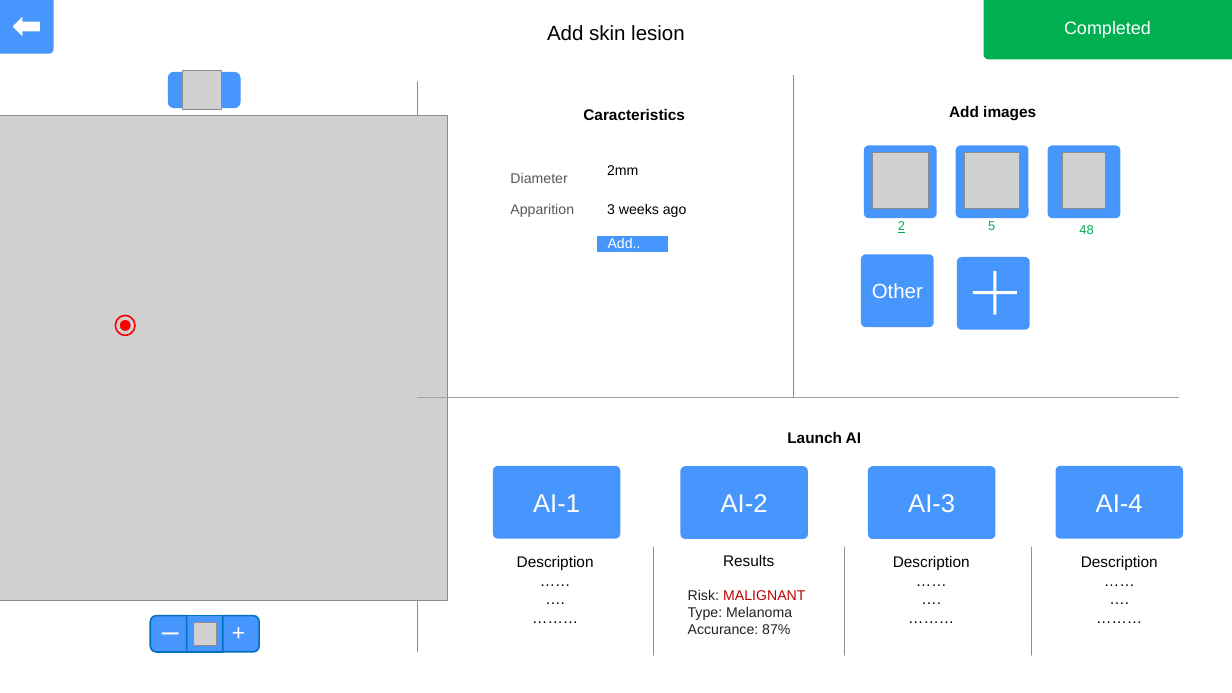
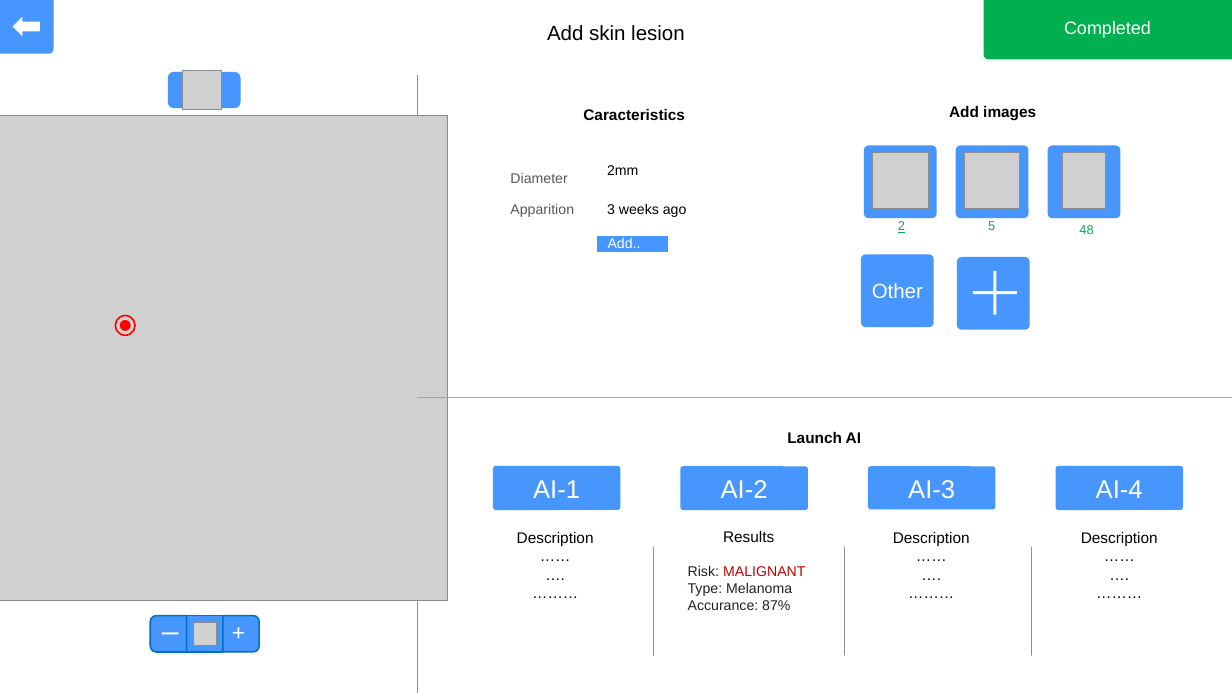
Before and after one commit to AgustinCartaya/SkinApplication, a slide deck: slide 10 of app model/Skin app.pptx. Drawn at 1232x693 pixels with LibreOffice and Linux fonts; fonts in the diff are those of the drawing; grey boxes stand for pictures; background and template pictures are left out. Boxes give left, top, right and bottom in pixels: in the first picture for what was removed or moved away, otherwise in the second. Text is boxed around its words. In the diff, an @@ line names an element or a change of style, - is before the commit and + after.

```diff
--- a/app model/Skin app.pptx
+++ b/app model/Skin app.pptx
@@ line moved from (418, 81) - (418, 653) to (418, 76) - (418, 693) @@
@@ line removed from (794, 76) to (794, 398) @@
@@ line moved from (418, 398) - (1179, 398) to (418, 398) - (1232, 398) @@
@@ rounded rectangle "AI-1": place and size @@
-rounded rectangle "AI-1" at [494,466,621,539]
+rounded rectangle "AI-1" at [494,466,621,510]
@@ rounded rectangle "AI-2": place and size @@
-rounded rectangle "AI-2" at [680,467,808,540]
+rounded rectangle "AI-2" at [680,467,808,510]
@@ rounded rectangle "AI-3": place and size @@
-rounded rectangle "AI-3" at [868,467,995,540]
+rounded rectangle "AI-3" at [868,467,995,510]
@@ rounded rectangle "AI-4": place and size @@
-rounded rectangle "AI-4" at [1055,466,1183,539]
+rounded rectangle "AI-4" at [1055,466,1183,510]
@@ 4 texts: place and size @@
-4 texts at [517,555,1158,634]
+4 texts at [517,531,1158,610]
```
Also in this commit, not shown: 22 other files.
